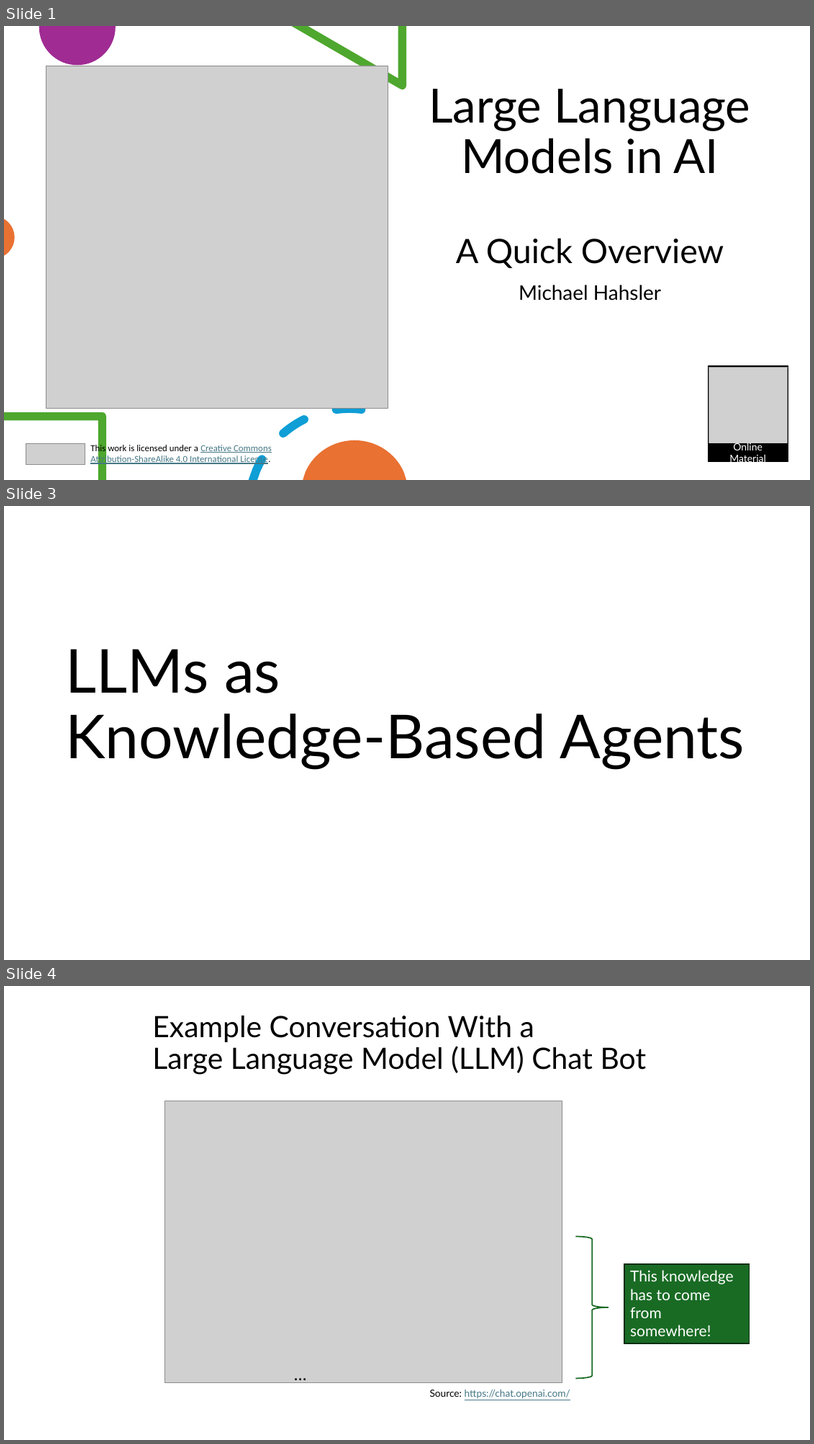
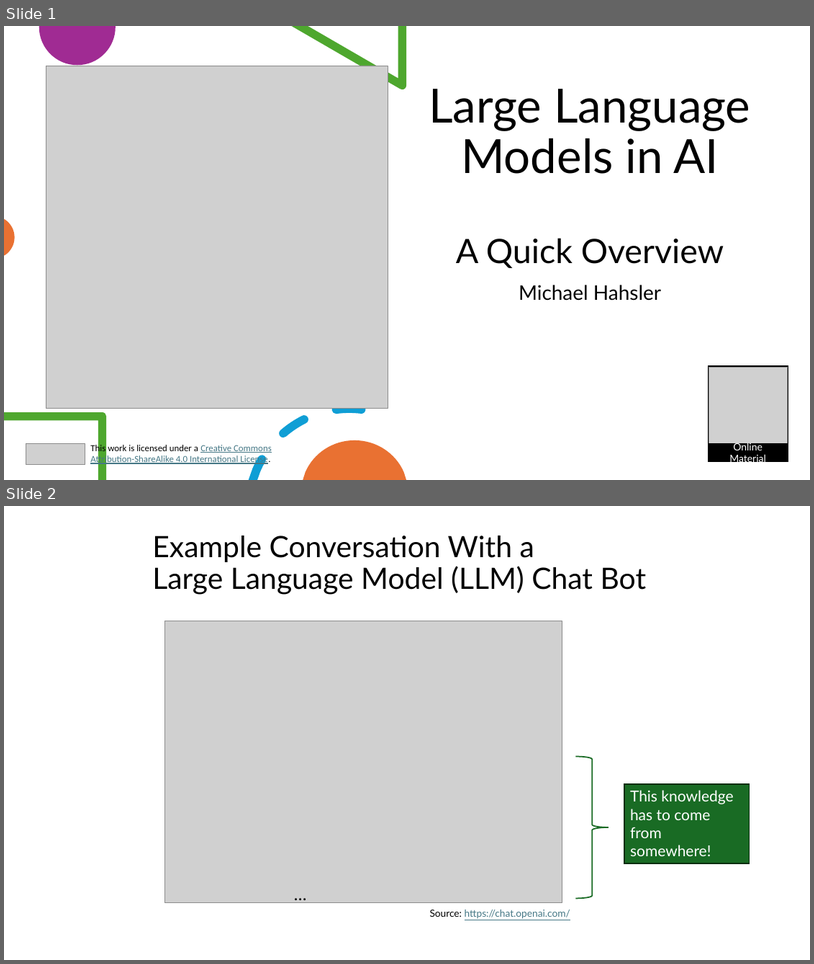
Before and after one commit to mhahsler/Introduction_to_Artificial_Intelligence, a slide deck: slides/discussion/07_LLM_discussion.pptx. Shown one above the other, each under a label of ours: slides 1, 3 and 4 before the commit, slides 1 and 2 after it; the slides between them are not shown. The pictures are 814x1444 and 814x964 pixels, drawn with LibreOffice and Linux fonts; fonts in the diff are those of the drawing; grey boxes stand for pictures. Boxes give left, top, right and bottom in pixels: in the first picture for what was removed or moved away, otherwise in the second. Text is boxed around its words. In the diff, an @@ line names an element or a change of style, - is before the commit and + after.

```diff
--- a/slides/discussion/07_LLM_discussion.pptx
+++ b/slides/discussion/07_LLM_discussion.pptx
@@ slide 3 removed at (x1=4, y1=506, x2=810, y2=960), background #FFFFFF @@
@@ title removed at (x1=65, y1=649, x2=745, y2=770) @@
-LLMs as
-Knowledge-Based Agents
@@ what was slide 4 is now slide 2 @@
```
Also in this commit, not shown: 3 slides changed, 1 other slide removed, 1 other file.
